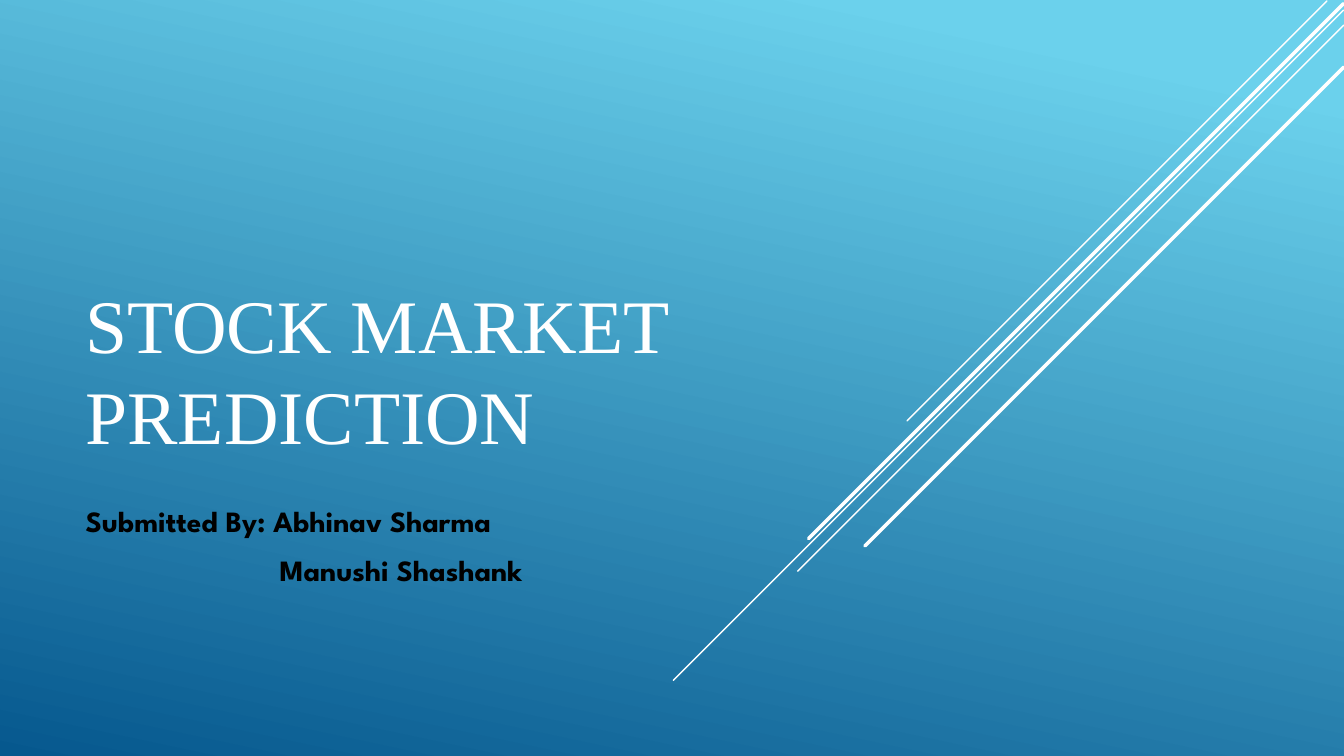
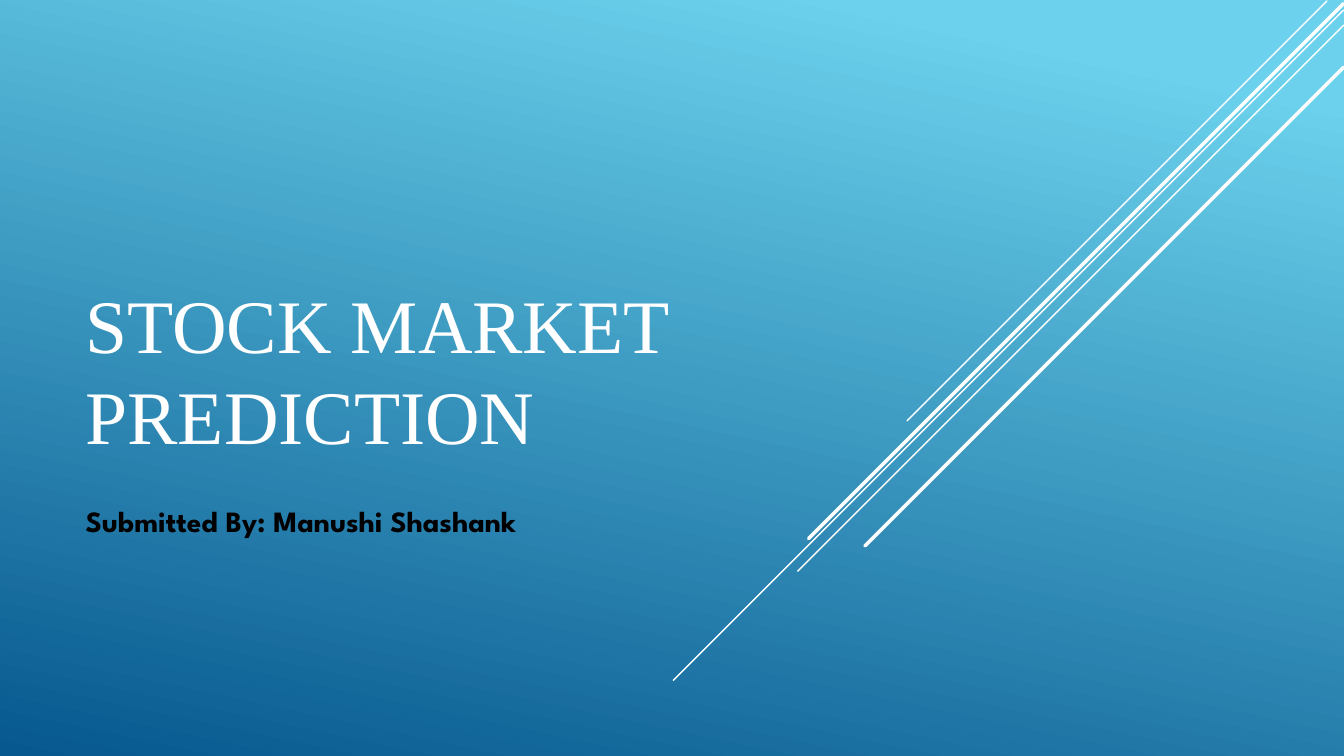
Before and after one commit to manushis/Project, a slide deck: slide 1 of StockMarketPrediction/DL Presentation.pptx. Drawn at 1344x756 pixels with LibreOffice and Linux fonts; fonts in the diff are those of the drawing. Boxes give left, top, right and bottom in pixels: in the first picture for what was removed or moved away, otherwise in the second. Text is boxed around its words. In the diff, an @@ line names an element or a change of style, - is before the commit and + after.

Commit message:
Changes

```diff
--- a/StockMarketPrediction/DL Presentation.pptx
+++ b/StockMarketPrediction/DL Presentation.pptx
@@ subtitle at bbox=[86, 512, 516, 538]: text changed @@
-Submitted By: Abhinav Sharma
-Manushi Shashank
+Submitted By: Manushi Shashank
```
